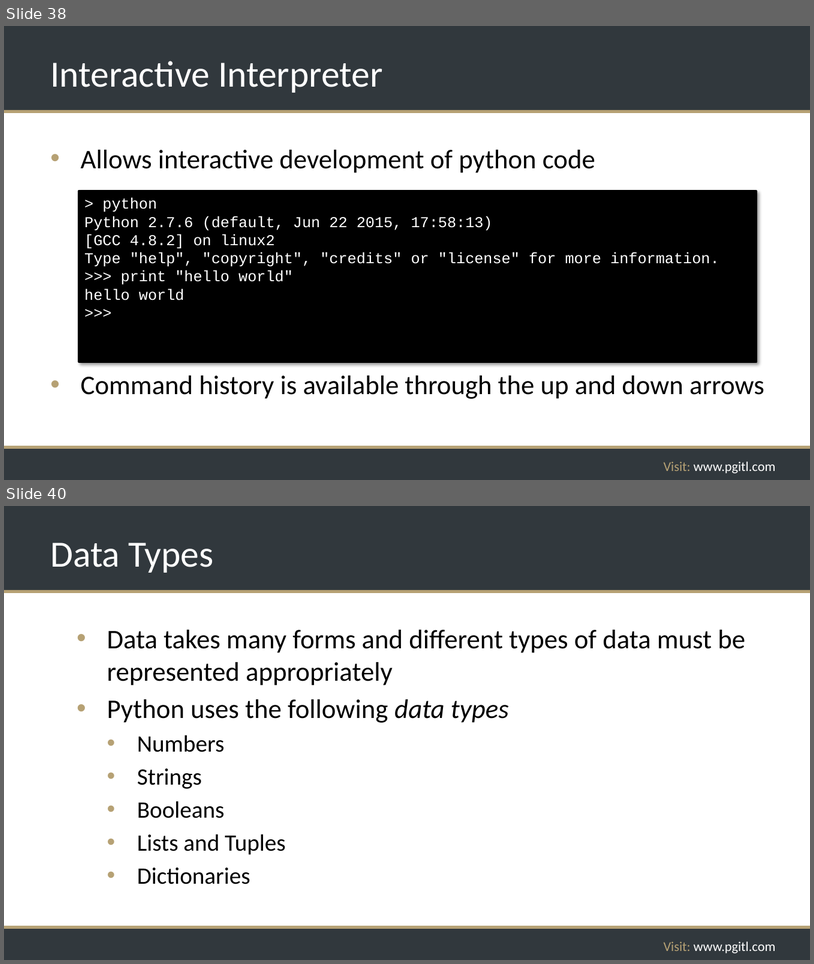
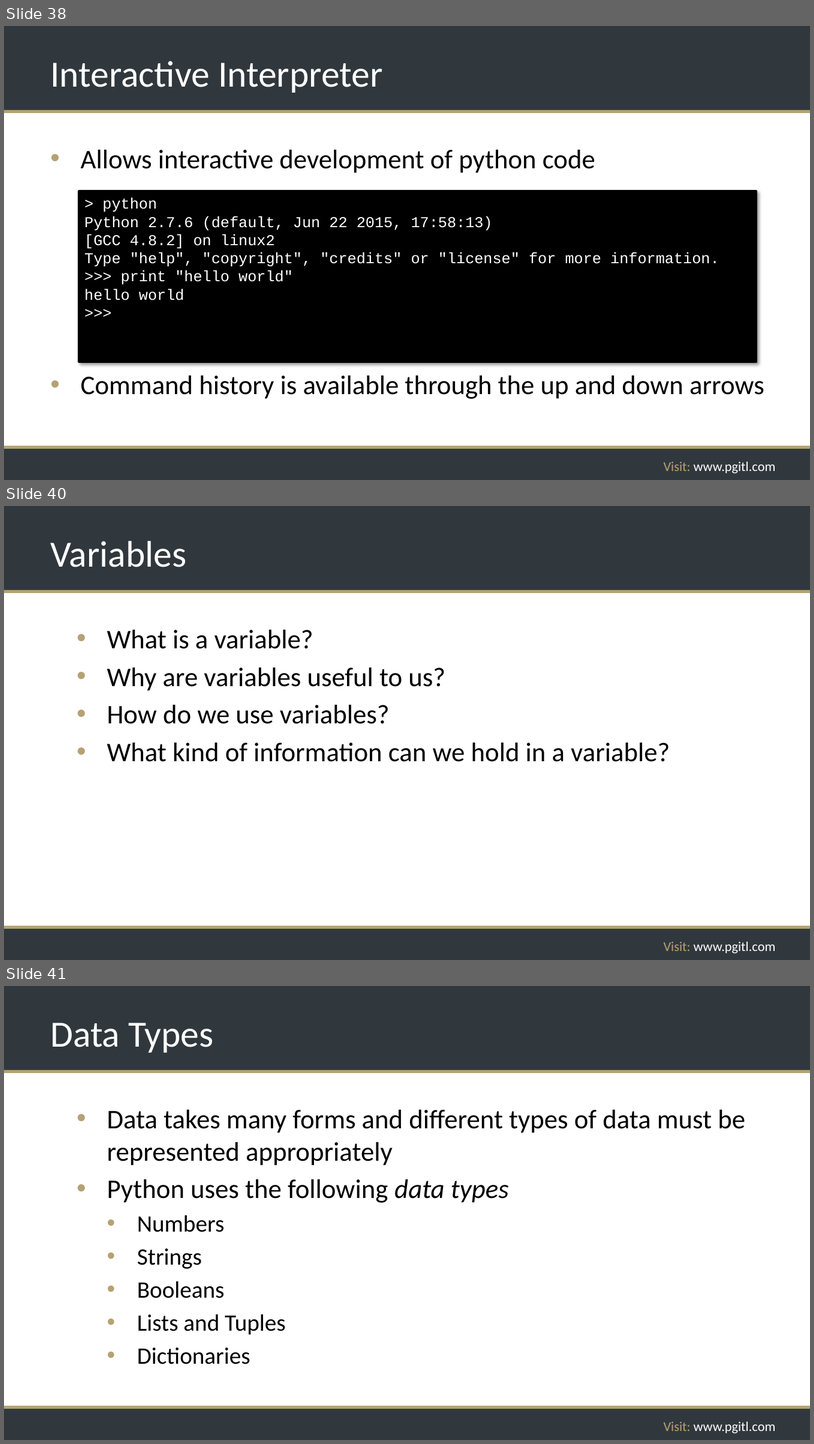
Before and after one commit to rikkouri/project-a, a slide deck: Programming Foundations.pptx. Shown one above the other, each under a label of ours: slides 38 and 40 before the commit, slides 38, 40 and 41 after it; the slides between them are not shown. The pictures are 814x964 and 814x1444 pixels, drawn with LibreOffice and Linux fonts; fonts in the diff are those of the drawing; background and template pictures are left out. Boxes give left, top, right and bottom in pixels: in the first picture for what was removed or moved away, otherwise in the second. Text is boxed around its words. In the diff, an @@ line names an element or a change of style, - is before the commit and + after.

```diff
--- a/Programming Foundations.pptx
+++ b/Programming Foundations.pptx
@@ slide 40 added at (x1=4, y1=506, x2=810, y2=960), background #FFFFFF; not listed: 5 template elements that a slide beside it also shows @@
@@ title added at (x1=50, y1=541, x2=186, y2=567), 44 pt, text #FFFFFF @@
+Variables
@@ text added at (x1=107, y1=630, x2=670, y2=762), 32 pt, text #000000 @@
+• What is a variable?
+• Why are variables useful to us?
+• How do we use variables?
+• What kind of information can we hold in a variable?
@@ what was slide 40 is now slide 41 @@
```
Also in this commit, not shown: 5 slides changed, 1 other slide added, 1 other file.
